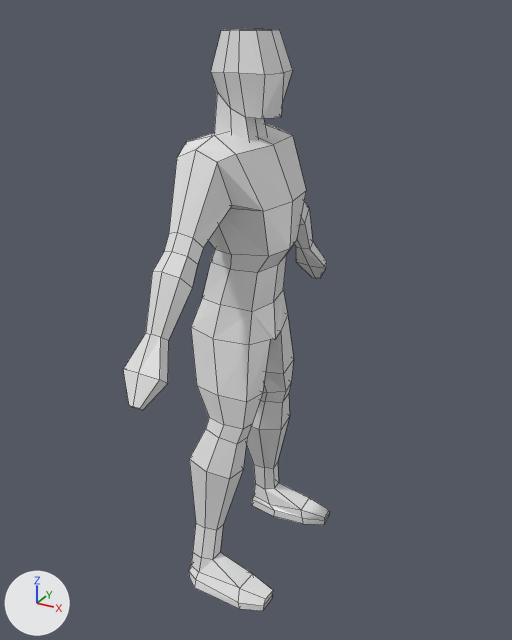
Before and after pictures for a commit that changed the Blender file client/assets/blender/basic.blend.
Before and after are seen from a camera (50 mm lens) standing at (6.14, -10.64, 10.61) and looking at (0.31, -0.03, 5.3). The lights are fixed; the arrows at lower left show +X, +Y and +Z. Both versions are drawn at the pose saved in each file; the numbers are the values there. Mesh edges are drawn as thin lines.

Script lines for the objects in view, before the commit:
```python
me_cube = bpy.data.meshes.new('Cube')
me_cube.from_pydata(...)  # 306 vertices, 302 faces; spans x -0.84..1.35, y -3.36..3.36, z -0.01..10.29
me_cube.materials.append(mat_material)  # white #e7e7e7
ob_character = bpy.data.objects.new('Character', me_cube)
ob_character.location = (0.0, 0.0, 0.0)
```
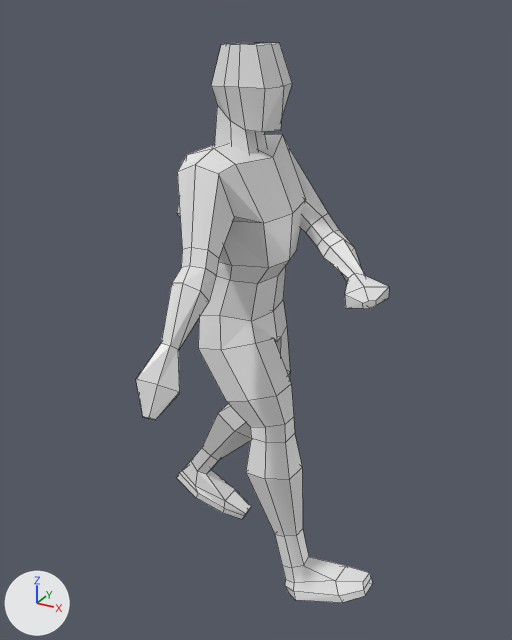
Boxes [x1, y1, x2, y2] around the edits, measured in the pictures (512 x 640 px; the box of a moved part takes in the faces that stretch with it):
'Character', reshaped, moved (22% wider): before [123, 29, 330, 611]; after [136, 42, 389, 603]
part 1 of me_cube, moved or reshaped: before [211, 29, 292, 141]; after [211, 42, 292, 153]
part 2 of me_cube, moved or reshaped: before [123, 124, 330, 611]; after [136, 134, 389, 603]

Edits to the bpy script that builds the scene:
```text
Change me_cube:
    used by ob_character; location = (0.0, 0.0, 0.0)
    remove me_cube.from_pydata(...)  # 306 vertices, 302 faces; spans x -0.84..1.35, y -3.36..3.36, z -0.01..10.29
    add me_cube.from_pydata(...)  # 306 vertices, 302 faces; spans x -2.22..3.04, y -3.38..1.4, z -5.14..5.05
    me_cube part 1: the loose piece of 45 vertices spanning x -0.4..0.8, y -0.48..0.48, z 8.44..10.29 is moved by (-0.12, 0.0, -5.24)
    me_cube part 2: 261 of 306 vertices moved; they spanned x -0.84..1.35, y -3.36..3.36, z -0.01..8.74 and now span x -2.22..3.04, y -3.38..1.4, z -5.14..3.51; mean shift (0.29, -0.35, -4.98); largest move (-0.07, 3.35, 5.07) -> (2.73, -1.35, 1.49)
Change ob_character:
    ob_character.location: (0.0, 0.0, 0.0) -> (0.12, 0.0, 5.04)
```
